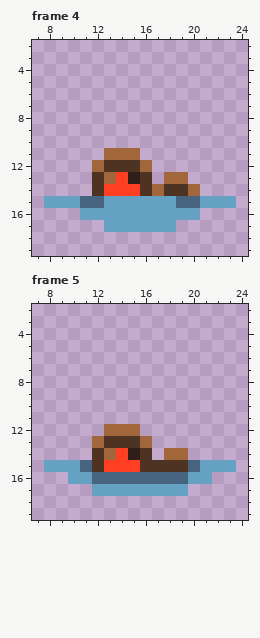
A pixel-art file gets an edit: Assets/Sprites/Aseprite/Crew_swimmers.aseprite. Above: the version before the commit.
32x32 pixels, 5 frames. Shown: frame 4: x 7..24, y 2..19; frame 5: x 7..24, y 2..19. The commit also changed other frames, which this record leaves out.
After the commit:
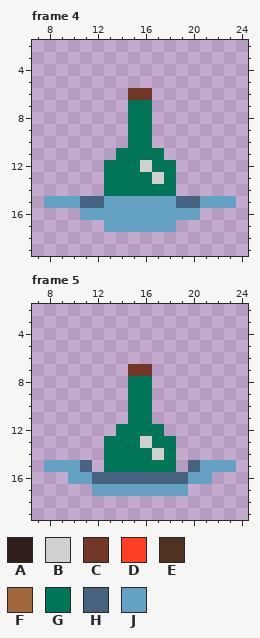
Palette (. is transparent): A #2f1e1a  B #d1d0ce  C #723627  D #ff3e23  E #4f3322  F #a2663c  G #007558  H #466480  J #64a1c2
The edit:
{"change": "layer \"1700_health_10/bottle\" added"}
{"change": "layer \"1700_health_1/body\" removed"}
{"where": "frame 4"}
{"frame":4,"y":6,"x":15,"old":"..","new":"CC"}
{"frame":4,"y":7,"x":15,"old":"..","new":"GG"}
{"frame":4,"y":8,"x":15,"old":"..","new":"GG"}
{"frame":4,"y":9,"x":15,"old":"..","new":"GG"}
{"frame":4,"y":10,"x":15,"old":"..","new":"GG"}
{"frame":4,"y":11,"x":13,"old":"FFF..","new":".GGGG"}
{"frame":4,"y":12,"x":12,"old":"FEEEF..","new":".GGGBGG"}
{"frame":4,"y":13,"x":12,"old":"EFDAE.FF","new":".GGGGBG."}
{"frame":4,"y":14,"x":12,"old":"EDDDEFEEF","new":".GGGGGG.."}
{"where": "frame 5"}
{"frame":5,"y":7,"x":15,"old":"..","new":"CC"}
{"frame":5,"y":8,"x":15,"old":"..","new":"GG"}
{"frame":5,"y":9,"x":15,"old":"..","new":"GG"}
{"frame":5,"y":10,"x":15,"old":"..","new":"GG"}
{"frame":5,"y":11,"x":15,"old":"..","new":"GG"}
{"frame":5,"y":12,"x":13,"old":"FFF..","new":".GGGG"}
{"frame":5,"y":13,"x":12,"old":"FEEEF..","new":".GGGBGG"}
{"frame":5,"y":14,"x":12,"old":"EFDAE.FF","new":".GGGGBG."}
{"frame":5,"y":15,"x":12,"old":"EDDDEEEE","new":".GGGGGG."}
{"label":"changed","picture_box":[92,88,200,196]}
{"label":"changed","picture_box":[92,364,188,472]}
